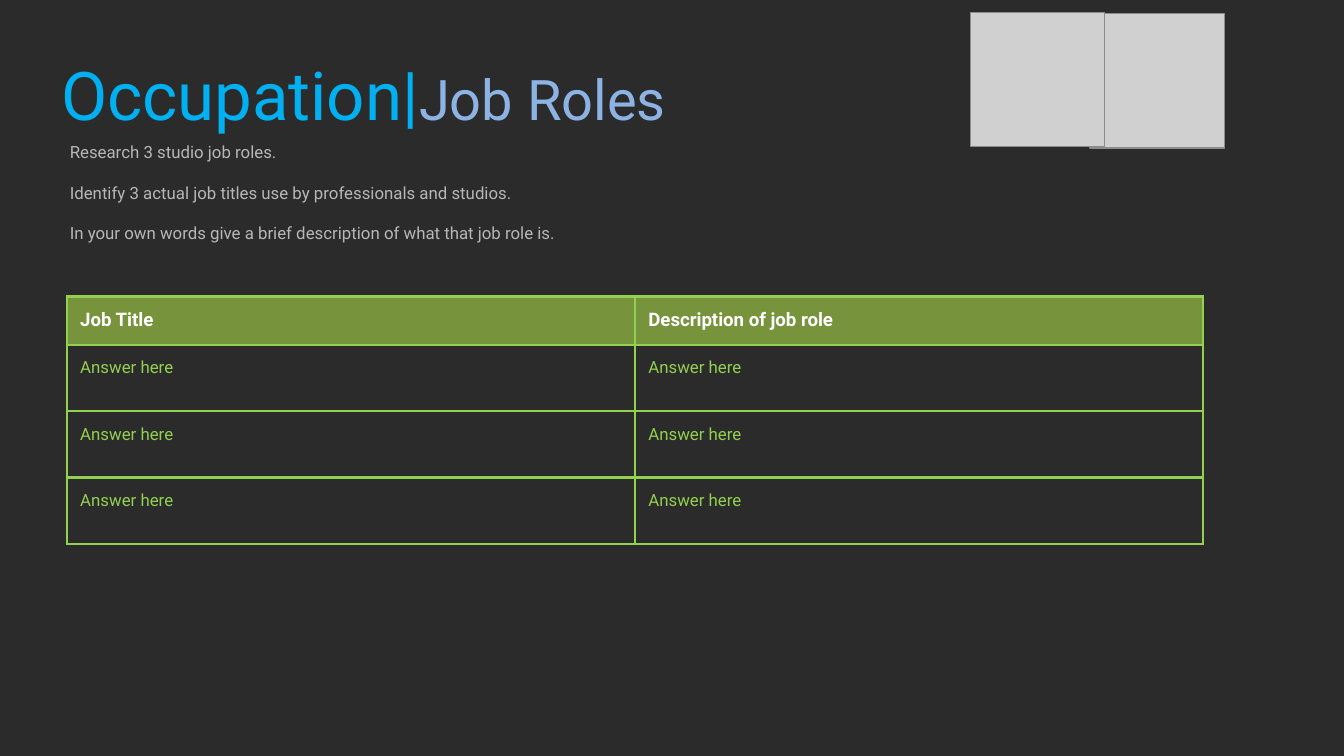
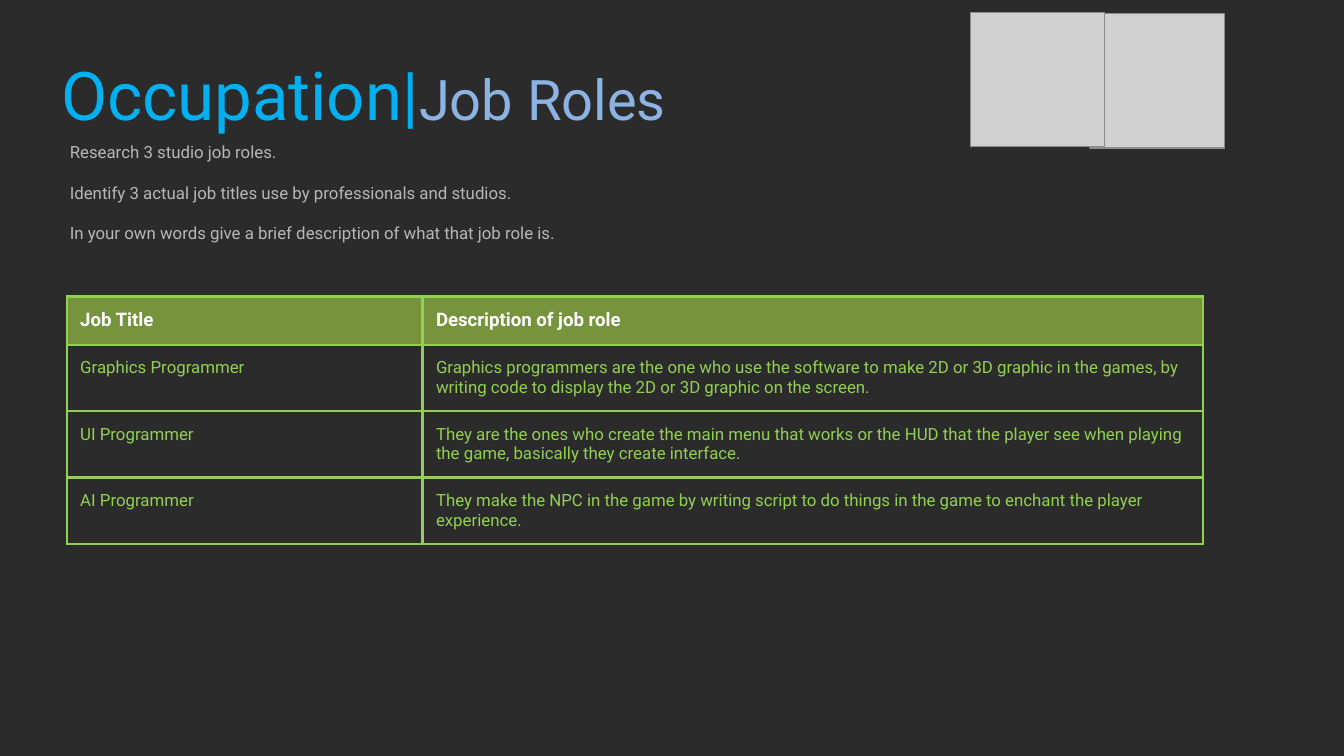
Before and after one commit to Ryszarder/ProfessionalStudies, a slide deck: slide 16 of 2021_Professional_Studies_1_BlakePeck.pptx. Drawn at 1344x756 pixels with LibreOffice and Linux fonts; fonts in the diff are those of the drawing; grey boxes stand for pictures; background and template pictures are left out; a plain dark background stands for a picture behind light text. Boxes give left, top, right and bottom in pixels: in the first picture for what was removed or moved away, otherwise in the second. Text is boxed around its words. In the diff, an @@ line names an element or a change of style, - is before the commit and + after.

Commit message:
Pages 8 - 17

```diff
--- a/2021_Professional_Studies_1_BlakePeck.pptx
+++ b/2021_Professional_Studies_1_BlakePeck.pptx
@@ table at [67, 296, 1204, 547] @@
-row 2, column 1: Answer here
+row 2, column 1: Graphics Programmer
-row 2, column 2: Answer here
+row 2, column 2: Graphics programmers are the one who use the software to make 2D or 3D graphic in the games, by writing code to display the 2D or 3D graphic on the screen.
-row 3, column 1: Answer here
+row 3, column 1: UI Programmer
-row 3, column 2: Answer here
+row 3, column 2: They are the ones who create the main menu that works or the HUD that the player see when playing the game, basically they create interface.
-row 4, column 1: Answer here
+row 4, column 1: AI Programmer
-row 4, column 2: Answer here
+row 4, column 2: They make the NPC in the game by writing script to do things in the game to enchant the player experience.
```
Also in this commit, not shown: 9 other slides changed.
